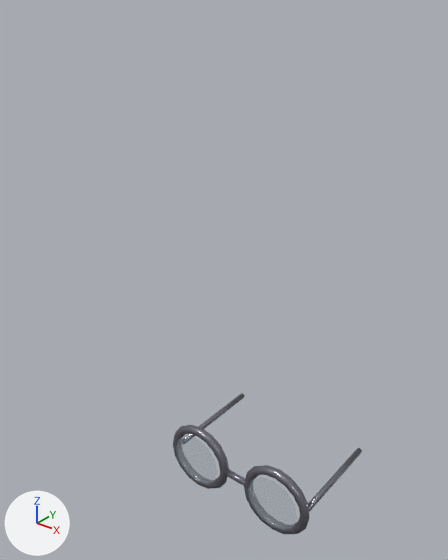
One commit to the glTF model public/models/accessory-glasses.glb: the scene before it, then after it.
The view is the same before and after, from a 50 mm camera at (0.481, -0.835, 2.325) aimed at (-0.031, -0.195, 1.928). Lighting does not change. The marker at lower left points along +X, +Y and +Z. Vertices at the same position are counted once.

Names of what the first picture shows: 'Acc_Glasses_Bridge', 'Acc_Glasses_Frame_L', 'Acc_Glasses_Frame_R', 'Acc_Glasses_Lens_L', 'Acc_Glasses_Lens_R', 'Acc_Glasses_Temple_L', 'Acc_Glasses_Temple_R'.
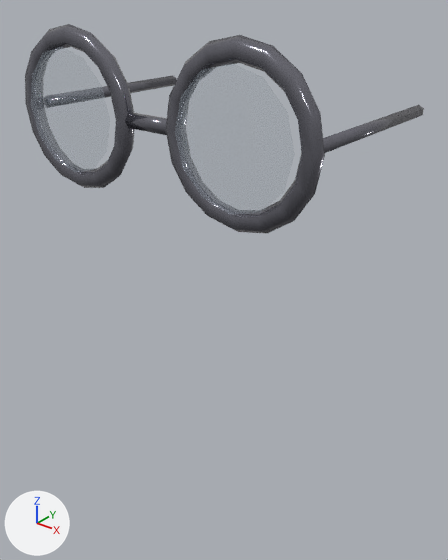
Location of each change, [x1, y1, x2, y2] in pixels of the pictures (448 x 560 px):
'Acc_Glasses_Lens_R', moved
    before: [248, 477, 298, 530]
    after: [175, 63, 295, 215]
'Acc_Glasses_Frame_R', mesh rescaled, moved (142% wider, 184% taller)
    before: [244, 465, 309, 534]
    after: [166, 35, 325, 233]
'Acc_Glasses_Lens_L', moved
    before: [176, 436, 218, 484]
    after: [31, 46, 110, 172]
'Acc_Glasses_Frame_L', mesh rescaled, moved (95% wider, 154% taller)
    before: [173, 425, 229, 489]
    after: [25, 24, 135, 188]
'Acc_Glasses_Temple_R', mesh rescaled, moved (85% wider, 25% shorter)
    before: [308, 448, 362, 512]
    after: [323, 105, 424, 153]
'Acc_Glasses_Temple_L', mesh rescaled, moved
    before: [187, 393, 245, 437]
    after: [102, 75, 176, 98]
'Acc_Glasses_Bridge', mesh rescaled, moved
    before: [225, 469, 249, 488]
    after: [125, 113, 167, 135]

What changed in the scene script:
```text
Change me_torus_001:
    where me_torus_001.from_pydata(...)  # 96 vertices, 192 faces; spans x -0.143..-0.017, y -0.2069..-0.1931, z 1.507..1.633
    used by ob_acc_glasses_frame_l; location = (0.0, 0.0, 0.0)
    me_torus_001 part 1: the whole mesh is scaled about the mesh origin by (1.5, 1.3, 1.5)
Change me_torus_002:
    where me_torus_002.from_pydata(...)  # 96 vertices, 192 faces; spans x 0.017..0.143, y -0.2069..-0.1931, z 1.507..1.633
    used by ob_acc_glasses_frame_r; location = (0.0, 0.0, 0.0)
    me_torus_002 part 2: the whole mesh is scaled about the mesh origin by (1.5, 1.3, 1.5)
Change me_cylinder_005:
    where me_cylinder_005.from_pydata(...)  # 12 vertices, 20 faces; spans x -0.03..0.03, y -0.206..-0.194, z 1.5648..1.5752
    used by ob_acc_glasses_bridge; location = (0.0, 0.0, 0.0)
    me_cylinder_005 part 3: the whole mesh is scaled about the mesh origin by (1.5, 1.3, 1.5)
Change me_cylinder_006:
    where me_cylinder_006.from_pydata(...)  # 12 vertices, 20 faces; spans x -0.134..-0.126, y -0.19..-0.01, z 1.565..1.575
    used by ob_acc_glasses_temple_l; location = (0.0, 0.0, 0.0)
    me_cylinder_006 part 4: the whole mesh is scaled about the mesh origin by (1.5, 1.3, 1.5)
Change me_cylinder_007:
    where me_cylinder_007.from_pydata(...)  # 12 vertices, 20 faces; spans x 0.126..0.134, y -0.19..-0.01, z 1.565..1.575
    used by ob_acc_glasses_temple_r; location = (0.0, 0.0, 0.0)
    me_cylinder_007 part 5: the whole mesh is scaled about the mesh origin by (1.5, 1.3, 1.5)
Change ob_acc_glasses_frame_l:
    ob_acc_glasses_frame_l.location: (0.0, 0.0, 0.0) -> (0.0, -0.1, -0.17)
Change ob_acc_glasses_lens_l:
    ob_acc_glasses_lens_l.location: (0.0, 0.0, 0.0) -> (0.0, -0.1, -0.17)
Change ob_acc_glasses_frame_r:
    ob_acc_glasses_frame_r.location: (0.0, 0.0, 0.0) -> (0.0, -0.1, -0.17)
Change ob_acc_glasses_lens_r:
    ob_acc_glasses_lens_r.location: (0.0, 0.0, 0.0) -> (0.0, -0.1, -0.17)
Change ob_acc_glasses_bridge:
    ob_acc_glasses_bridge.location: (0.0, 0.0, 0.0) -> (0.0, -0.1, -0.17)
Change ob_acc_glasses_temple_l:
    ob_acc_glasses_temple_l.location: (0.0, 0.0, 0.0) -> (0.0, -0.1, -0.17)
Change ob_acc_glasses_temple_r:
    ob_acc_glasses_temple_r.location: (0.0, 0.0, 0.0) -> (0.0, -0.1, -0.17)
```
